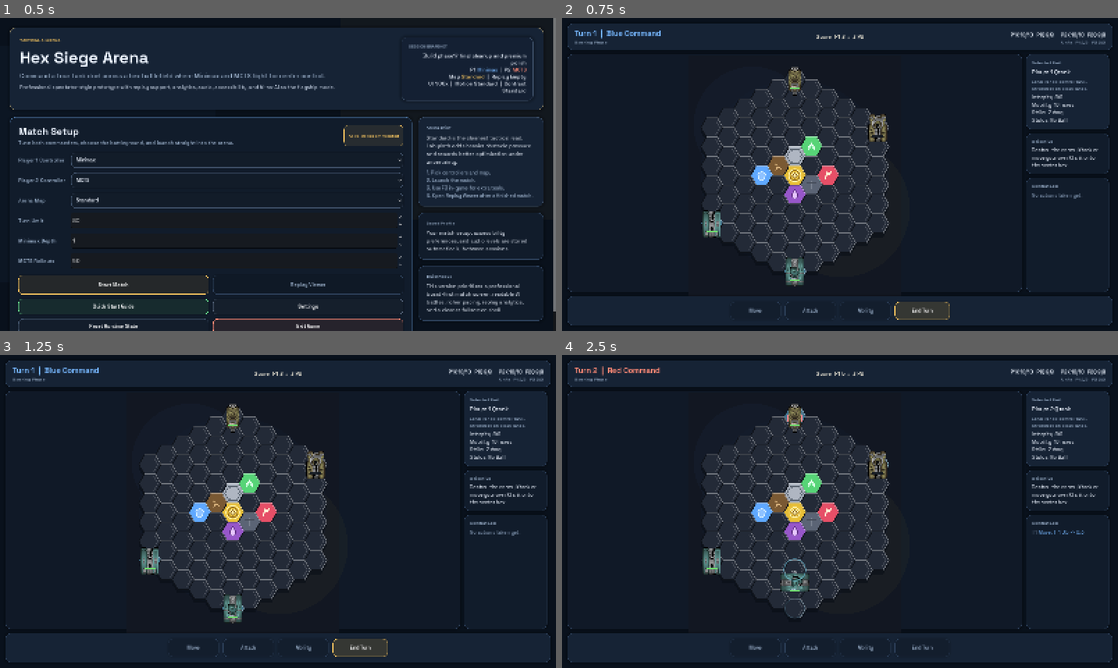
Above: before the commit, frames 1-4 (two rows, left to right).
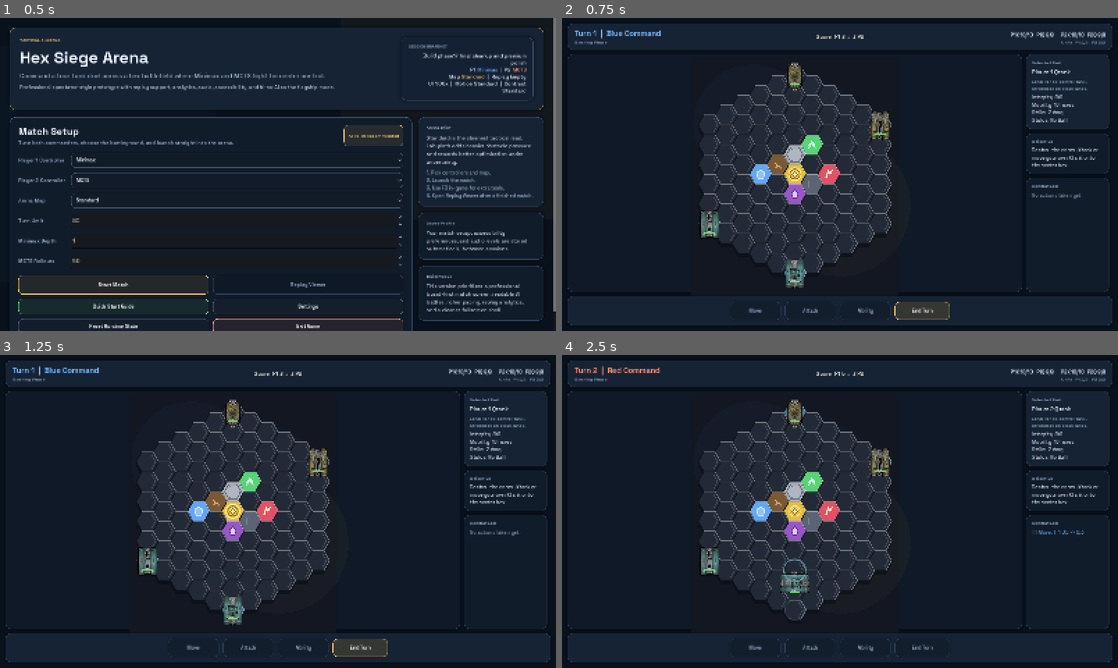
Above: after the commit, the same moments.

Repository: Arvi-Saleque/Hex-Siege-Arena
Game: Godot game, scene res://scenes/boot/boot.tscn
The game is run twice, just before and just after one commit, with the same random seed, the same clock (stepped at 60 frames per second) and the same inputs. Sound files missing from this copy of the repository are replaced by a short silence.
Inputs (mouse positions are in pixels of both pictures, inside the frame that each line leads up to):
- Up to frame 1 (0.5 s): no input
- Up to frame 2 (0.75 s): click "Start Match" at 0.5 s
- Up to frame 3 (1.25 s): no input
- Up to frame 4 (2.5 s): click "End Turn" at 1.25 s; move the mouse to (962, 495) at 2.02 s; tap M at 2.1 s; click (962, 495) at 2.17 s; tap Space at 2.27 s

Frame 1 is identical in both runs. In frame 2, 4.4% of the frame differs, in the area x 24-60%, y 14-87%; in frame 3, 4.4%; in frame 4, 4.5%, in the area x 24-60%, y 14-85%.

Commit message:
ui: finalize step1 board scale and debug behavior

Diff:
--- a/scripts/board/board_debug_view.gd
+++ b/scripts/board/board_debug_view.gd
@@ -355,7 +355,7 @@
 		max_x = maxf(max_x, center.x)
 		max_y = maxf(max_y, center.y)
 
-	return Vector2((max_x - min_x) + hex_size * 3.1, (max_y - min_y) + hex_size * 3.8)
+	return Vector2((max_x - min_x) + hex_size * 2.6, (max_y - min_y) + hex_size * 3.2)
 
 
 func _active_board() -> BoardState:
@@ -446,7 +446,7 @@
 			min_y = minf(min_y, center.y)
 			max_x = maxf(max_x, center.x)
 			max_y = maxf(max_y, center.y)
-		used_rect = Rect2(Vector2(min_x - 72.0, min_y - 72.0), Vector2((max_x - min_x) + 144.0, (max_y - min_y) + 168.0))
+		used_rect = Rect2(Vector2(min_x - 54.0, min_y - 54.0), Vector2((max_x - min_x) + 108.0, (max_y - min_y) + 126.0))
 
 	draw_rect(used_rect, Color("121722"))
 	draw_circle(used_rect.position + Vector2(used_rect.size.x * 0.3, used_rect.size.y * 0.28) + _shake_offset, 180.0, Color(0.2, 0.32, 0.48, 0.08))
--- a/scripts/ui/match_root.gd
+++ b/scripts/ui/match_root.gd
@@ -284,7 +284,7 @@
 	var debug_layout := VBoxContainer.new()
 	debug_layout.add_theme_constant_override("separation", 8)
 	debug_margin.add_child(debug_layout)
-	debug_layout.add_child(_make_section_title("Debug Panel (F3)"))
+	debug_layout.add_child(_make_section_title("Debug Panel (Shift+F3)"))
 
 	_debug_label = _make_body_label()
 	debug_layout.add_child(_debug_label)
@@ -603,7 +603,7 @@
 	_score_label.text = "Score  P1 %d  :  %d P2" % [_control_score_for_player(1), _control_score_for_player(2)]
 	_hp_summary_label.text = _hp_summary_text()
 	_units_label.text = _remaining_units_text()
-	_map_label.text = "Map: %s\nController: P1 %s | P2 %s\nF3 toggles debug controls." % [
+	_map_label.text = "Map: %s\nController: P1 %s | P2 %s\nShift+F3 toggles debug controls." % [
 		_game_state.board.map_display_name,
 		_controller_label(AppState.current_match_config.player_one_ai.controller_type),
 		_controller_label(AppState.current_match_config.player_two_ai.controller_type),
@@ -845,6 +845,7 @@
 func _on_move_mode_pressed() -> void:
 	if _selected_actor_id == "":
 		return
+	_debug_visible = false
 	_action_mode = "move"
 	_refresh_view()
 
@@ -852,11 +853,13 @@
 func _on_attack_mode_pressed() -> void:
 	if _selected_actor_id == "":
 		return
+	_debug_visible = false
 	_action_mode = "attack"
 	_refresh_view()
 
 
 func _on_pass_pressed() -> void:
+	_debug_visible = false
 	var action: ActionData = ActionData.new(GameTypes.ActionType.PASS)
 	_execute_action(action, "Human", _manual_explanation(action))
 
@@ -864,16 +867,19 @@
 func _on_reset_pressed() -> void:
 	if _presentation_locked:
 		return
+	_debug_visible = false
 	_disable_autoplay()
 	_reset_match()
 	_refresh_view()
 
 
 func _on_ai_move_pressed() -> void:
+	_debug_visible = false
 	_step_current_ai_turn()
 
 
 func _on_autoplay_pressed() -> void:
+	_debug_visible = false
 	if _autoplay_enabled:
 		_disable_autoplay()
 	else:
@@ -908,6 +914,7 @@
 func _step_current_ai_turn() -> void:
 	if _presentation_locked:
 		return
+	_debug_visible = false
 	var controller_type: int = _current_player_controller_type()
 	if controller_type == GameTypes.ControllerType.HUMAN:
 		return
@@ -1365,9 +1372,9 @@
 	var visual_size: Vector2 = _board_view.get_board_visual_size()
 	var width_scale: float = holder_size.x / maxf(visual_size.x, 1.0)
 	var height_scale: float = holder_size.y / maxf(visual_size.y, 1.0)
-	var scale_factor: float = clampf(minf(width_scale, height_scale), 0.82, 1.72)
+	var scale_factor: float = clampf(minf(width_scale, height_scale), 0.9, 1.9)
 	_board_view.scale = Vector2.ONE * scale_factor
-	_board_view.position = Vector2(holder_size.x * 0.5, holder_size.y * 0.51)
+	_board_view.position = Vector2(holder_size.x * 0.5, holder_size.y * 0.505)
 
 
 func _reset_sidebar_scroll() -> void:
@@ -1381,9 +1388,10 @@
 
 	match event.keycode:
 		KEY_F3:
-			_debug_visible = not _debug_visible
-			_refresh_view()
-			accept_event()
+			if event.shift_pressed:
+				_debug_visible = not _debug_visible
+				_refresh_view()
+				accept_event()
 		KEY_M:
 			if not _move_button.disabled:
 				_on_move_mode_pressed()
Not shown, changed: update.md
